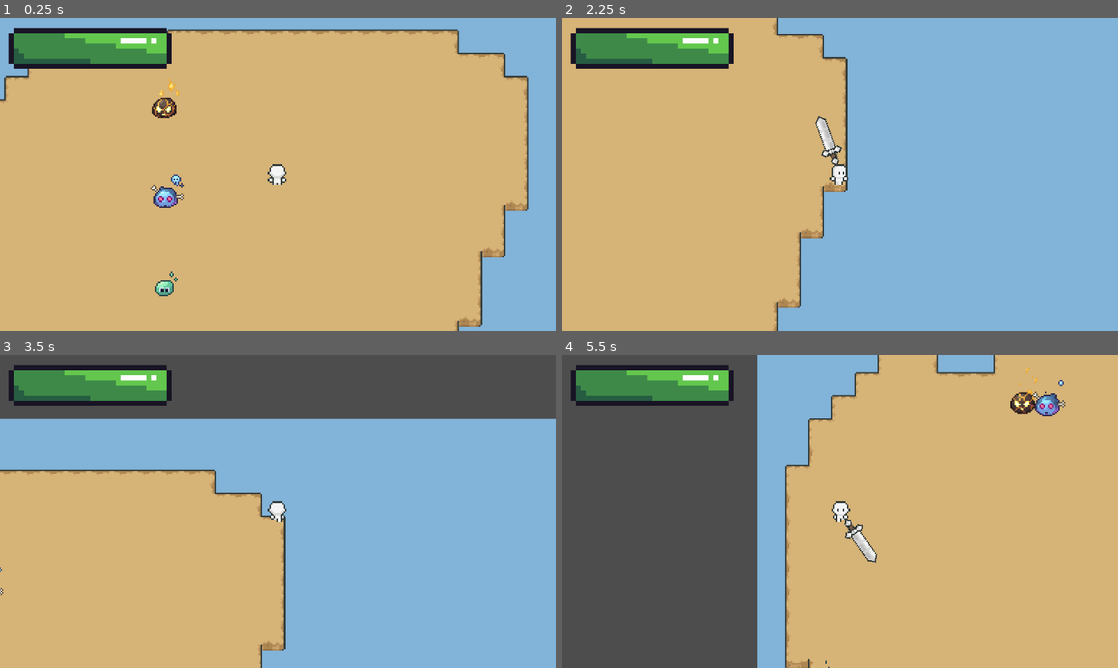
Above: before the commit, frames 1-4 (two rows, left to right).
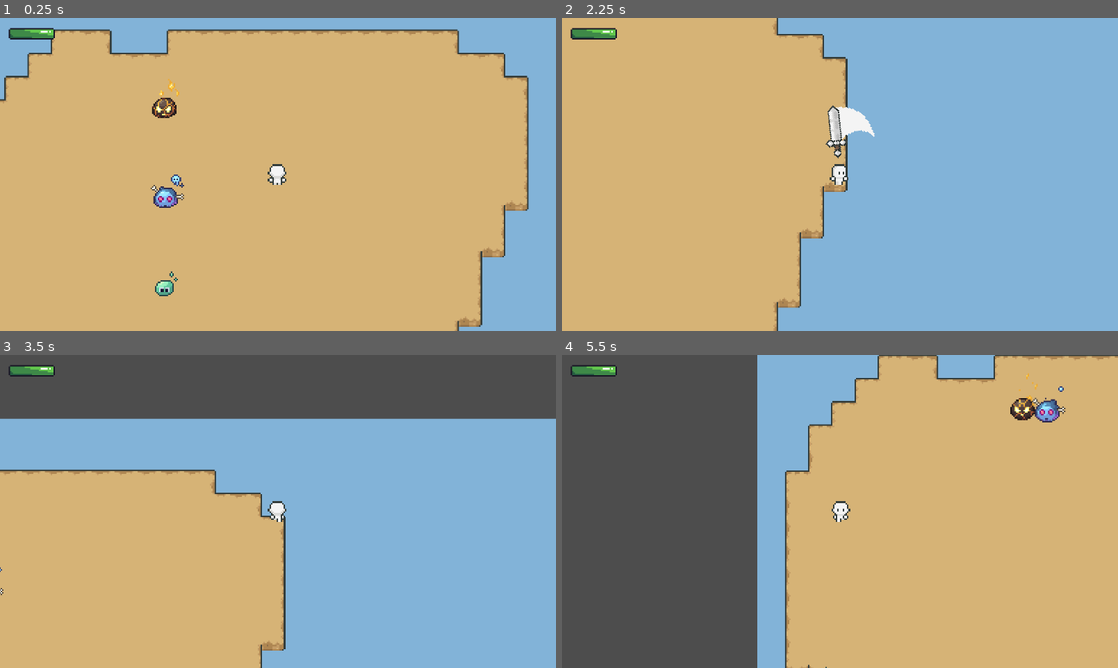
Above: after the commit, the same moments.

Repository: mintifish/game_repository
Game: Godot game, scene res://scenes/main.tscn
Same seed, same stepped clock (60 frames per second), same inputs: the game is played once before the commit and once after it.
Inputs (mouse positions are in pixels of both pictures, inside the frame that each line leads up to):
- Up to frame 1 (0.25 s): no input
- Up to frame 2 (2.25 s): move the mouse to (962, 158) at 0.52 s; hold D (move_right) 0.53-1.28 s; click (962, 158) at 0.6 s; move the mouse to (728, 190) at 1.27 s; hold S (move_down) 1.28-2.03 s; tap Shift (walk) at 1.35 s; move the mouse to (895, 105) at 2.02 s; hold D (move_right) from 2.03 s (still down); click (895, 105) at 2.1 s
- Up to frame 3 (3.5 s): move the mouse to (250, 574) at 2.77 s; release D (move_right) at 2.78 s; hold W (move_up) from 2.78 s (still down); tap Shift (walk) at 2.85 s
- Up to frame 4 (5.5 s): move the mouse to (1006, 558) at 3.52 s; release W (move_up) at 3.53 s; hold A (move_left) 3.53-5.03 s; click (1006, 558) at 3.6 s; move the mouse to (673, 464) at 4.27 s; tap Shift (walk) at 4.35 s; move the mouse to (867, 511) at 5.02 s; hold S (move_down) from 5.03 s (still down); click (867, 511) at 5.1 s

The runs differ from the first frame. In frame 1, 3.7% of the frame differs, in the area x 1-31%, y 3-17%; in frame 2, 4.6%; in frame 3, 3.7%; in frame 4, 6.0%, in the area x 1-100%, y 0-100%.

Commit message:
bug fixes

Diff:
--- a/base_enemy_state_machine/state_machine.gd
+++ b/base_enemy_state_machine/state_machine.gd
@@ -14,7 +14,6 @@
 
 	current_state = new_state
 	current_state.enter()
-	print(current_state)
 
 func process_physics(delta: float) -> void:
 	var new_state = current_state.process_physics(delta)
--- a/player_state_machine/state_machine.gd
+++ b/player_state_machine/state_machine.gd
@@ -14,6 +14,7 @@
 
 	current_state = new_state
 	current_state.enter()
+	print(current_state)
 
 func process_physics(delta: float) -> void:
 	var new_state = current_state.process_physics(delta)
--- a/resources/wepon_resources/iron_sword.tres
+++ b/resources/wepon_resources/iron_sword.tres
@@ -1,13 +1,42 @@
-[gd_resource type="Resource" script_class="WeaponResource" load_steps=4 format=3 uid="uid://bk81lp60snu4y"]
+[gd_resource type="Resource" script_class="WeaponResource" load_steps=8 format=3 uid="uid://bk81lp60snu4y"]
 
 [ext_resource type="Script" path="res://resources/wepon_resources/weapon_resource.gd" id="1_llhcp"]
-[ext_resource type="Texture2D" uid="uid://ciofr821b1kyr" path="res://art/player/sword/IronSword.png" id="2_y3y1p"]
+[ext_resource type="Texture2D" uid="uid://b1nf1xrukdxhx" path="res://art/weapons/Iron_sword.png" id="2_b58ya"]
 
-[sub_resource type="ConvexPolygonShape2D" id="ConvexPolygonShape2D_mt7i8"]
-points = PackedVector2Array(10, -3, 14, -3, 14, -5, 17, -8, 20, -5, 20, -4, 39, -4, 43, 0, 39, 4, 20, 4, 20, 5, 17, 8, 14, 5, 14, 3, 10, 3, 6, 0)
+[sub_resource type="ConvexPolygonShape2D" id="ConvexPolygonShape2D_v66jt"]
+points = PackedVector2Array(0, 0, 11, -16, 10, -17, 10, -21, 14, -21, 30, -37, 43, -26, 48, -9, 48, 2, 43, 14, 33, 24, 18, 29, 5, 29, -4, 26, -8, 22)
+
+[sub_resource type="AtlasTexture" id="AtlasTexture_aqm3y"]
+atlas = ExtResource("2_b58ya")
+region = Rect2(0, 0, 112, 112)
+
+[sub_resource type="AtlasTexture" id="AtlasTexture_r3ciq"]
+atlas = ExtResource("2_b58ya")
+region = Rect2(112, 0, 112, 112)
+
+[sub_resource type="AtlasTexture" id="AtlasTexture_gpksw"]
+atlas = ExtResource("2_b58ya")
+region = Rect2(224, 0, 112, 112)
+
+[sub_resource type="SpriteFrames" id="SpriteFrames_71o4c"]
+animations = [{
+"frames": [{
+"duration": 0.3,
+"texture": SubResource("AtlasTexture_aqm3y")
+}, {
+"duration": 0.3,
+"texture": SubResource("AtlasTexture_r3ciq")
+}, {
+"duration": 0.3,
+"texture": SubResource("AtlasTexture_gpksw")
+}],
+"loop": false,
+"name": &"swipe",
+"speed": 5.0
+}]
 
 [resource]
 script = ExtResource("1_llhcp")
-texture = ExtResource("2_y3y1p")
+sprite_frames = SubResource("SpriteFrames_71o4c")
 damage_strenght = 20.0
-collision_shape = SubResource("ConvexPolygonShape2D_mt7i8")
+collision_shape = SubResource("ConvexPolygonShape2D_v66jt")
--- a/resources/wepon_resources/weapon_resource.gd
+++ b/resources/wepon_resources/weapon_resource.gd
@@ -1,6 +1,6 @@
 extends Resource
 class_name WeaponResource
 
-@export var texture: Texture
+@export var sprite_frames: SpriteFrames
 @export var damage_strenght: float = 20
 @export var collision_shape: Shape2D
--- a/scenes/player.tscn
+++ b/scenes/player.tscn
@@ -9,7 +9,7 @@
 [ext_resource type="Texture2D" uid="uid://b5fhavs4vuji3" path="res://art/player/Basic/walk.png" id="4_hqlnf"]
 [ext_resource type="Texture2D" uid="uid://btxjmnkb7l2ed" path="res://art/player/Basic/death.png" id="5_ht67h"]
 [ext_resource type="Script" path="res://scripts/player_states/run.gd" id="7_nciuy"]
-[ext_resource type="Texture2D" uid="uid://ciofr821b1kyr" path="res://art/player/sword/IronSword.png" id="8_30x47"]
+[ext_resource type="Texture2D" uid="uid://b1nf1xrukdxhx" path="res://art/weapons/Iron_sword.png" id="7_trk57"]
 [ext_resource type="Texture2D" uid="uid://bdbod53mr8pt5" path="res://art/GUI/health_bar/progress bar medium rounded progress tintable grey.png" id="8_33mqo"]
 [ext_resource type="Script" path="res://scripts/player_states/walk.gd" id="8_lpt6j"]
 [ext_resource type="Texture2D" uid="uid://2omb0bcn8tf7" path="res://art/GUI/health_bar/progress bar medium rounded over.png" id="9_p7xy7"]
@@ -537,7 +537,37 @@
 "speed": 5.0
 }]
 
-[sub_resource type="ConvexPolygonShape2D" id="ConvexPolygonShape2D_0f0xk"]
+[sub_resource type="AtlasTexture" id="AtlasTexture_aqm3y"]
+atlas = ExtResource("7_trk57")
+region = Rect2(0, 0, 112, 112)
+
+[sub_resource type="AtlasTexture" id="AtlasTexture_r3ciq"]
+atlas = ExtResource("7_trk57")
+region = Rect2(112, 0, 112, 112)
+
+[sub_resource type="AtlasTexture" id="AtlasTexture_gpksw"]
+atlas = ExtResource("7_trk57")
+region = Rect2(224, 0, 112, 112)
+
+[sub_resource type="SpriteFrames" id="SpriteFrames_71o4c"]
+animations = [{
+"frames": [{
+"duration": 0.5,
+"texture": SubResource("AtlasTexture_aqm3y")
+}, {
+"duration": 0.5,
+"texture": SubResource("AtlasTexture_r3ciq")
+}, {
+"duration": 0.5,
+"texture": SubResource("AtlasTexture_gpksw")
+}],
+"loop": true,
+"name": &"swipe",
+"speed": 5.0
+}]
+
+[sub_resource type="ConvexPolygonShape2D" id="ConvexPolygonShape2D_26ho0"]
+points = PackedVector2Array(0, 0, 11, -16, 10, -17, 10, -21, 14, -21, 30, -37, 43, -26, 48, -9, 48, 2, 43, 14, 33, 24, 18, 29, 5, 29, -4, 26, -8, 22)
 
 [node name="player" type="CharacterBody2D" groups=["Player"]]
 y_sort_enabled = true
@@ -559,26 +589,27 @@
 sprite_frames = SubResource("SpriteFrames_l17t8")
 animation = &"back_idle"
 
-[node name="weapon" type="Sprite2D" parent="."]
+[node name="Weapon" type="AnimatedSprite2D" parent="."]
 visible = false
-texture = ExtResource("8_30x47")
-offset = Vector2(17.5, -17.5)
-
-[node name="WeaponArea2D" type="Area2D" parent="weapon" groups=["Weapon"]]
-
-[node name="CollisionShape2D" type="CollisionShape2D" parent="weapon/WeaponArea2D"]
-rotation = -0.785398
-shape = SubResource("ConvexPolygonShape2D_0f0xk")
+z_index = 10
+sprite_frames = SubResource("SpriteFrames_71o4c")
+animation = &"swipe"
+
+[node name="WeaponArea2D" type="Area2D" parent="Weapon" groups=["Weapon"]]
+
+[node name="CollisionShape2D" type="CollisionShape2D" parent="Weapon/WeaponArea2D"]
+rotation = 0.00763035
+shape = SubResource("ConvexPolygonShape2D_26ho0")
 
 [node name="Camera2D" type="Camera2D" parent="."]
 zoom = Vector2(5, 5)
 
 [node name="HealthBar" type="TextureProgressBar" parent="."]
+z_index = 10
 offset_left = -186.0
 offset_top = -101.0
 offset_right = -154.0
 offset_bottom = -93.0
-scale = Vector2(3.52014, 3.52014)
 value = 10.0
 texture_under = ExtResource("8_33mqo")
 texture_over = ExtResource("9_p7xy7")
--- a/scripts/player.gd
+++ b/scripts/player.gd
@@ -13,14 +13,14 @@
 var animation_direction: Vector2
 
 @export var weapon_stats: WeaponResource
-@onready var weapon_texture = $weapon
-@onready var weapon_collision_shape = $weapon/WeaponArea2D/CollisionShape2D
+@onready var weapon_animation = $Weapon
+@onready var weapon_collision_shape = $Weapon/WeaponArea2D/CollisionShape2D
 
 func _ready() -> void:
 	animations.play("front_idle")
 
 	Global.weapon_damage_strenght = weapon_stats.damage_strenght
-	weapon_texture.texture = weapon_stats.texture
+	weapon_animation.sprite_frames = weapon_stats.sprite_frames
 	weapon_collision_shape.shape = weapon_stats.collision_shape
 
 	Global.player_taken_damage.connect(_on_player_taken_damage)
--- a/scripts/player_states/attack.gd
+++ b/scripts/player_states/attack.gd
@@ -4,34 +4,6 @@
 @export var run_state: PlayerState
 
 @onready var attack_cooldown_timer = $AttackCooldown
-var current_degrees: float
-var end_degrees: float
-var start_degrees: float
-var step_degrees: float
-var swing_speed: float = 300
-
-
-func set_vars(pos: Vector2):
-	if abs(pos.x) > abs(pos.y):
-		if pos.x > 0:
-			start_degrees = -15
-			end_degrees = 105
-			step_degrees = swing_speed
-		else:  # Left
-			start_degrees = -75
-			end_degrees = -195
-			step_degrees = -swing_speed
-	else:  # Up or Down movement
-		if pos.y > 0:  # Down
-			start_degrees = 75
-			end_degrees = 195
-			step_degrees = swing_speed
-		else:  # Up
-			start_degrees = -105
-			end_degrees = 15
-			step_degrees = swing_speed
-
-	current_degrees = start_degrees
 
 func enter():
 	if not attack_cooldown_timer.is_stopped():
@@ -40,13 +12,18 @@
 		else:
 			return run_state
 	else:
-		set_vars(parent.get_global_mouse_position() - parent.global_position)
-		parent.weapon_texture.rotation_degrees = current_degrees
-		parent.weapon_texture.visible = true
+		var mouse_pos = parent.get_global_mouse_position() - parent.global_position #mouse position relative to the player
+		parent.weapon_animation.rotation = atan2(mouse_pos.y, mouse_pos.x) #rotation degrees relative to mouse position
+
+		parent.weapon_animation.play("swipe")
+
+		parent.weapon_collision_shape.disabled = false
+		parent.weapon_animation.visible = true
 		Global.weapon_attack_ip = true
 
 func exit():
-	parent.weapon_texture.visible = false
+	parent.weapon_collision_shape.disabled = true
+	parent.weapon_animation.visible = false
 	Global.weapon_attack_ip = false
 	if attack_cooldown_timer.is_stopped():
 		attack_cooldown_timer.start()
@@ -61,15 +38,7 @@
 		move_toward(parent.velocity.x, parent.player_direction.x * speed, acceleration * delta),
 		move_toward(parent.velocity.y, parent.player_direction.y * speed, acceleration * delta))
 
-	# Process weapon swing
-	if abs(current_degrees - end_degrees) < abs(step_degrees * delta):
-		current_degrees = end_degrees
-	else:
-		current_degrees += step_degrees * delta
-	parent.weapon_texture.rotation_degrees = current_degrees
-
-	# Transition to different states
-	if current_degrees == end_degrees:
+	if not parent.weapon_animation.is_playing(): #
 		if parent.player_direction == Vector2.ZERO:
 			return idle_state
 		else:
Binary file added: art/weapons/Iron_sword.png
Not shown, added: art/weapons/Iron_sword.png.import
Not shown: 1 places in scenes/player.tscn that only renumber resources
